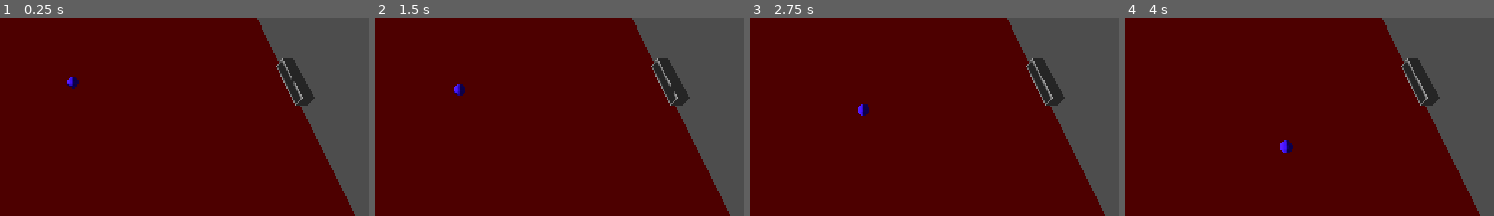
Above: before the commit, frames 1-4 (left to right).
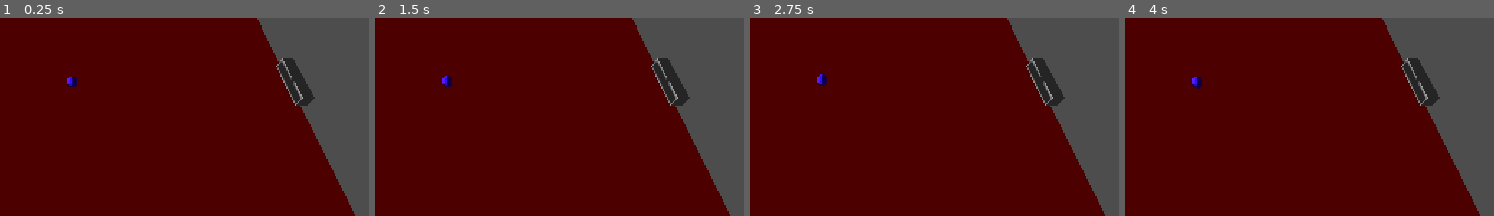
Above: after the commit, the same moments.

Repository: aduImperfect/PongEx
Game: Godot game, scene res://Scenes/main.tscn
The game is run twice, just before and just after one commit, with the same random seed, the same clock (stepped at 60 frames per second) and the same inputs.
Inputs:
- Up to frame 1 (0.25 s): no input
- Up to frame 2 (1.5 s): tap Enter at 0.5 s; tap Space at 1.25 s
- Up to frame 3 (2.75 s): no input
- Up to frame 4 (4 s): tap Enter at 2.75 s; tap Space at 3.5 s
The pictures show only the part of the screen within x 40-90%, y 16-66%; the shares and areas given below are measured in that part.

The runs differ from the first frame. In frame 1, less than 0.1% of the frame differs, in the area x 18-22%, y 29-36%; in frame 2, 0.3%; in frame 3, 0.3%; in frame 4, 0.3%, in the area x 18-80%, y 29-69%.

Commit message:
3D pong.

Diff:
--- a/pong-ex/Scenes/ball.gd
+++ b/pong-ex/Scenes/ball.gd
@@ -1,32 +1,56 @@
 extends RigidBody3D
 
-@export var forward_vector : Vector3 = -global_transform.basis.z
-@export var right_vector   : Vector3 = global_transform.basis.x
+@export var forward_vector : Vector3 = -transform.basis.z
+@export var right_vector   : Vector3 = transform.basis.x
 
 @export var fVOn : float = 0.0
 @export var rVOn : float = 0.0
 
 @export var current_direction : Vector3
+@export var force_multiplier : float = 0
+@export var dirPlayer : float = 0.0
 
 # Called when the node enters the scene tree for the first time.
 func _ready() -> void:
 	fVOn = randf_range(0.0, 100.0)
 	rVOn = randf_range(0.0, 100.0)
+	dirPlayer = randf_range(0.0, 100.0)
 	current_direction = Vector3(0.0, 0.0, 0.0)
+	force_multiplier = 5.0
 
 	if (fVOn > 33.0):
-		current_direction += forward_vector
-	if (rVOn < 33.0) && (current_direction.is_zero_approx() == false):
-		current_direction += right_vector
+		current_direction += roundf((50.0 - dirPlayer)/50.0) * forward_vector
+	if (rVOn < 33.0):
+		current_direction += roundf((50.0 - dirPlayer)/50.0) * right_vector
+
+	apply_impulse(current_direction * force_multiplier)
+
 
 # Called every frame. 'delta' is the elapsed time since the previous frame.
 func _process(_delta: float) -> void:
+	if absf(position.z) > 21.0:
+		position.x = 0.0
+		position.z = 0.0
+		linear_velocity.x = 0.0
+		linear_velocity.y = 0.0
+		linear_velocity.z = 0.0
+		apply_impulse(current_direction * force_multiplier)
+
+func _physics_process(_delta: float) -> void:
 	pass
 
-func _physics_process(_delta: float) -> void:
-	apply_force(current_direction)
+func _on_body_entered(_body: Node) -> void:
+	#print("Collided with: ", _body.owner.name)
+	pass
 
+func _integrate_forces(state: PhysicsDirectBodyState3D) -> void:
+	if state.get_contact_count() > 0:
+		var contact_collider = state.get_contact_collider_object(0) as Node3D
+		if contact_collider.owner.name.contains("Ground"):
+			return
 
-func _on_body_entered(_body: Node) -> void:
-	#current_direction = current_direction.bounce(_body.get_normal())
-	pass
+		var contact_position = state.get_contact_collider_position(0)
+		var contact_normal = state.get_contact_local_normal(0)
+		print("Colliding at: ", contact_position)
+		current_direction = current_direction.bounce(contact_normal)
+		apply_impulse(current_direction * force_multiplier)
--- a/pong-ex/Scenes/main.tscn
+++ b/pong-ex/Scenes/main.tscn
@@ -14,6 +14,7 @@
 
 [node name="DirectionalLight3D" type="DirectionalLight3D" parent="." unique_id=1831406400]
 transform = Transform3D(1, 0, 0, 0, 1, 0, 0, 0, 1, 0, 6.4271, 0)
+light_volumetric_fog_energy = 0.0
 shadow_enabled = true
 
 [node name="WorldEnvironment" type="WorldEnvironment" parent="." unique_id=307583829]
